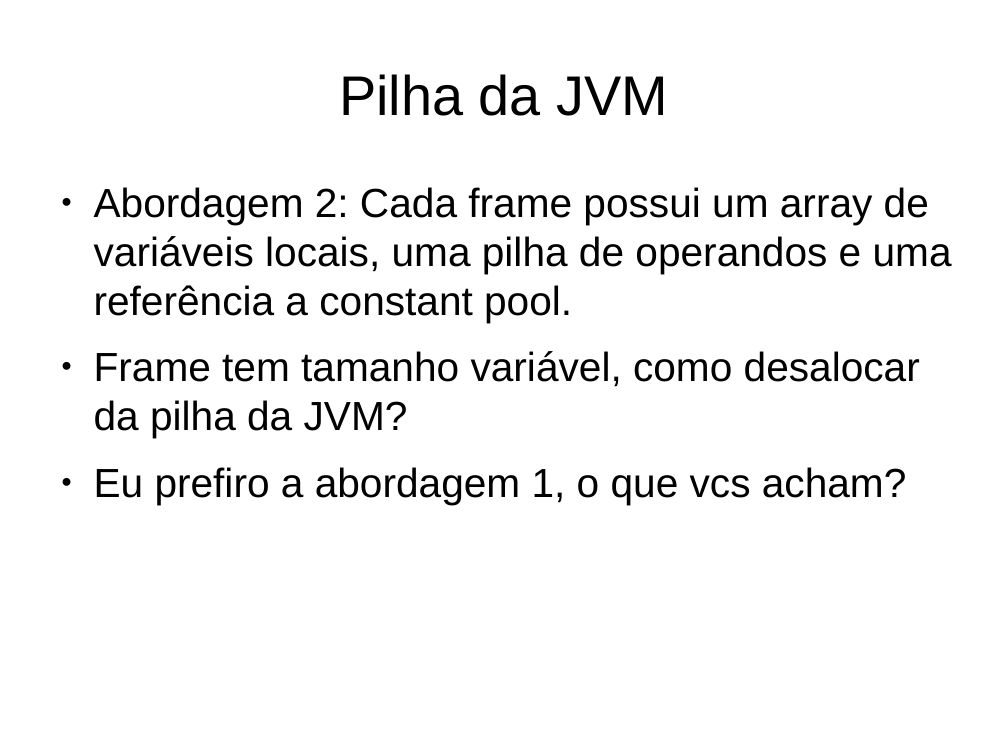
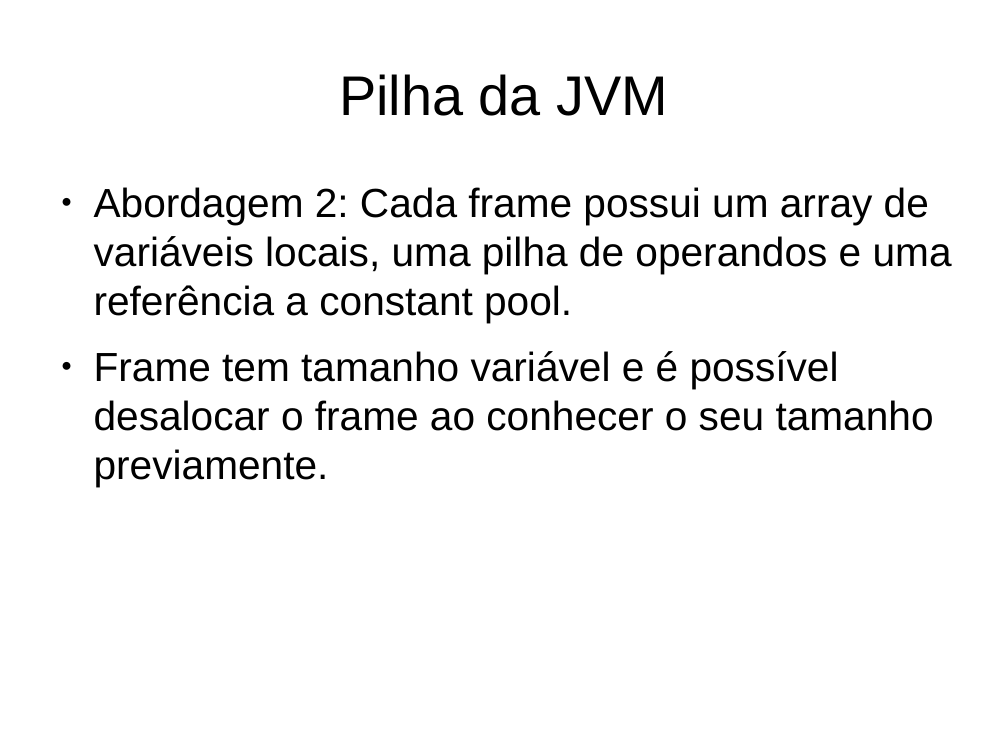
Before and after one commit to gabrielmm1234/jvm-sb, a slide deck: slide 13 of projetoLogico/apresentacao.odp (slide 12 before the commit). Drawn at 1008x756 pixels with LibreOffice and Linux fonts; fonts in the diff are those of the drawing. Boxes give left, top, right and bottom in pixels: in the first picture for what was removed or moved away, otherwise in the second. Text is boxed around its words. In the diff, an @@ line names an element or a change of style, - is before the commit and + after.

```diff
--- a/projetoLogico/apresentacao.odp
+++ b/projetoLogico/apresentacao.odp
@@ text at (94,351,934,487): text changed @@
-● Frame tem tamanho variável, como desalocar da pilha da JVM?
-● Eu prefiro a abordagem 1, o que vcs acham?
+● Frame tem tamanho variável e é possível desalocar o frame ao conhecer o seu tamanho previamente.
```
Also in this commit, not shown: 15 other slides changed, 2 slides added, 3 slides removed, 1 other file.
